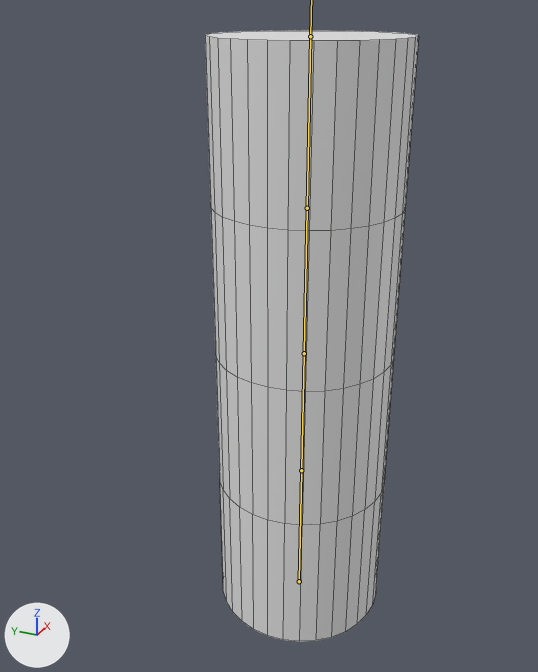
A saved change to the FBX model meshes/anim.fbx.
One viewpoint serves both versions: a 50 mm camera at (-2.13, -0.83, 1.1) aimed at (-0.04, 0.11, 0.06). The lights are fixed; the arrows at lower left show +X, +Y and +Z. The bones that bend it are drawn over the model as lines. Mesh edges are drawn as thin lines.
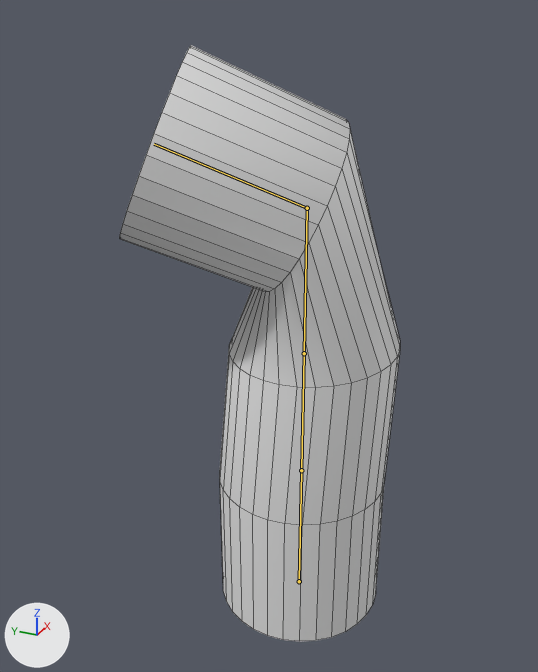
The newer file adds an action. The first version stands in its rest pose; the second is drawn at frame 40 of the action 'Armature|ArmatureAction'.

Pixel boxes [x1, y1, x2, y2] of what changed, in the pictures (538 x 672 px):
```json
{"object": "Cylinder", "change": "posed", "before": [205, 30, 419, 642], "after": [119, 46, 400, 642], "on screen": "31% wider"}
{"bone": "Bone.003", "before": "(307, 208) to (310, 36)", "after": "(307, 208) to (154, 144)"}
```

The change, as JSON lines over the scene's bpy script:
```json
{"block": "bone_bone_003", "where": "bone_bone_003 = bpy.data.objects['Armature'].pose.bones['Bone.003']  # child of 'Bone.002'"}
{"op": "set", "path": "bone_bone_003.rotation_quaternion", "old": "(1.0, 0.0, 0.0, 0.0)", "new": "(0.815, -0.433, -0.179, 0.341)", "note": "degrees (0, 0, 0) -> degrees (-56, 0, 45)"}
```
